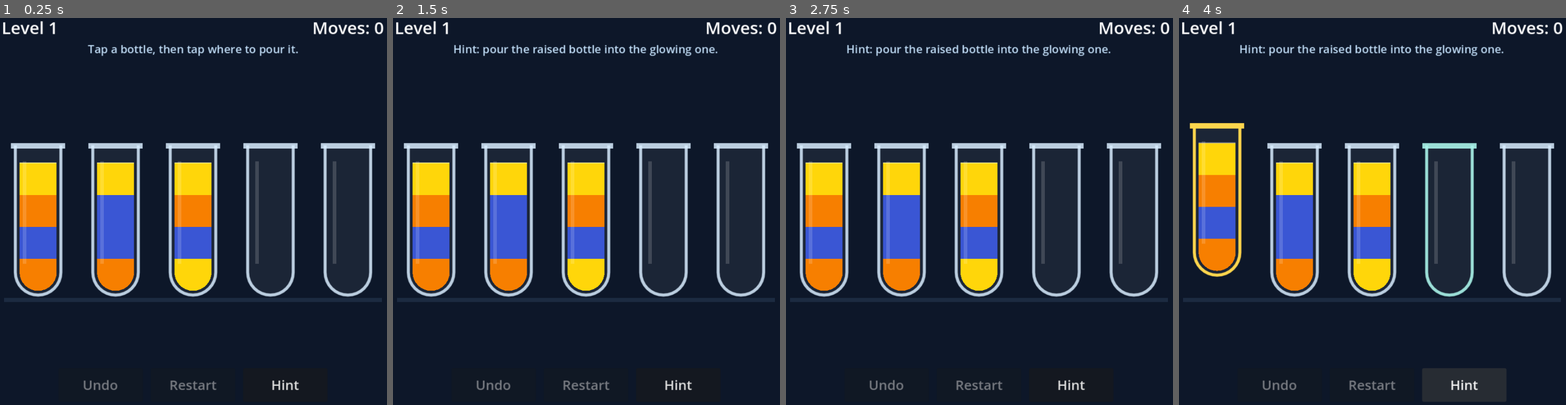
Above: before the commit, frames 1-4 (left to right).
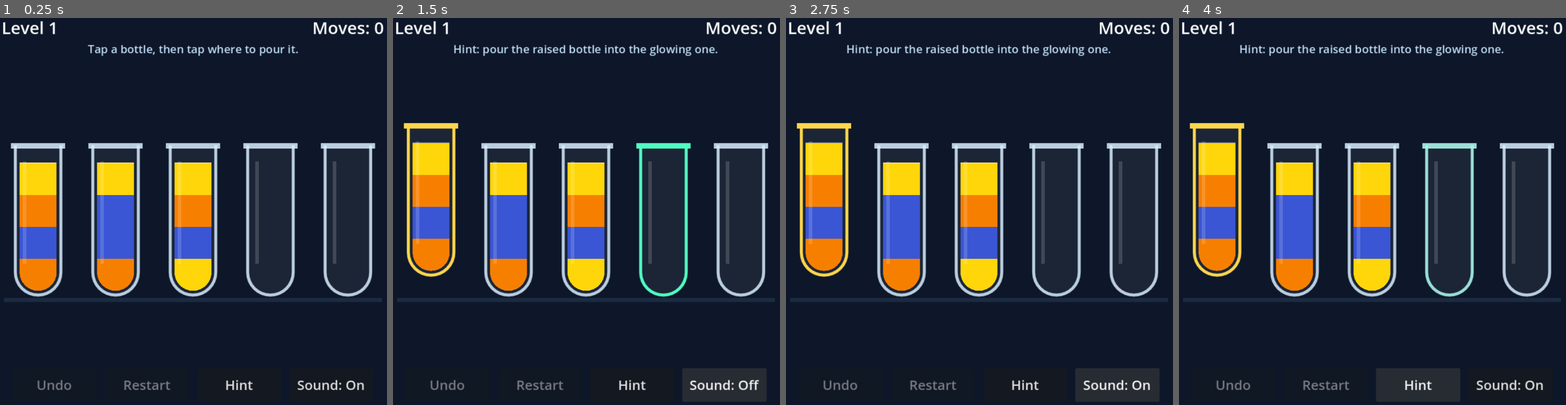
Above: after the commit, the same moments.

Repository: hhldiniz/Fluidly
Game: Godot game, scene res://scenes/main.tscn
Same seed, same stepped clock (60 frames per second), same inputs: the game is played once before the commit and once after it. Sound files missing from this copy of the repository are replaced by a short silence.
Inputs (mouse positions are in pixels of both pictures, inside the frame that each line leads up to):
- Up to frame 1 (0.25 s): no input
- Up to frame 2 (1.5 s): click "Hint" at 0.5 s; click (725, 385) at 1.25 s, where only the run after the commit has a clickable "Sound: On"
- Up to frame 3 (2.75 s): click (1118, 385) at 2 s, where only the run after the commit has a clickable "Sound: Off"
- Up to frame 4 (4 s): click "Hint" at 2.75 s; click "Hint" at 3.5 s

The runs differ from the first frame. In frame 1, 0.9% of the frame differs, in the area x 9-95%, y 93-97%; in frame 2, 6.5%, in the area x 2-97%, y 27-100%; in frame 3, 5.6%; in frame 4, 1.2%.

Commit message:
Add sound effects for moves, finished bottles and victory
Pick-up clink, bubbling pour (pitch rises as the target fills), invalid-move
bonk, cork pop with a chime when a bottle is finished and a victory jingle.
Sounds are synthesized by tools/generate_sounds.py (standard library only)
and can be muted with the new Sound button or M; the choice is saved.

Co-Authored-By: Claude Opus 5.5 <noreply@anthropic.com>
Claude-Session: https://claude.ai/code/session_0121yEj58zRPNHj79dHCyzpy

Diff:
--- a/scenes/main.tscn
+++ b/scenes/main.tscn
@@ -1,11 +1,15 @@
-[gd_scene load_steps=2 format=3]
+[gd_scene load_steps=3 format=3]
 
 [ext_resource type="Script" path="res://scripts/main.gd" id="1"]
+[ext_resource type="Script" path="res://scripts/sfx.gd" id="2"]
 
 [node name="Main" type="Node2D"]
 script = ExtResource("1")
 
 [node name="Bottles" type="Node2D" parent="."]
+
+[node name="Sfx" type="Node" parent="."]
+script = ExtResource("2")
 
 [node name="Stream" type="Line2D" parent="."]
 visible = false
@@ -94,6 +98,14 @@
 theme_override_font_sizes/font_size = 24
 text = "Hint"
 
+[node name="SoundButton" type="Button" parent="HUD/Margin/Layout/BottomBar"]
+unique_name_in_owner = true
+custom_minimum_size = Vector2(150, 60)
+layout_mode = 2
+focus_mode = 0
+theme_override_font_sizes/font_size = 24
+text = "Sound: On"
+
 [node name="WinOverlay" type="ColorRect" parent="HUD"]
 unique_name_in_owner = true
 visible = false
--- a/scripts/main.gd
+++ b/scripts/main.gd
@@ -41,6 +41,8 @@
 @onready var win_overlay: Control = %WinOverlay
 @onready var win_label: Label = %WinLabel
 @onready var next_button: Button = %NextButton
+@onready var sound_button: Button = %SoundButton
+@onready var sfx: Sfx = $Sfx
 
 
 func _ready() -> void:
@@ -48,8 +50,11 @@
 	restart_button.pressed.connect(_restart)
 	hint_button.pressed.connect(_show_hint)
 	next_button.pressed.connect(func() -> void: _start_level(level + 1))
+	sound_button.pressed.connect(_toggle_sound)
 	get_viewport().size_changed.connect(_on_viewport_resized)
-	_start_level(_level_from_url() if _level_from_url() > 0 else _load_level())
+	_set_muted(bool(_load_setting("settings", "muted", false)))
+	var url_level := _level_from_url()
+	_start_level(url_level if url_level > 0 else int(_load_setting("progress", "level", 1)))
 
 
 func _unhandled_input(event: InputEvent) -> void:
@@ -63,6 +68,8 @@
 				_restart()
 			KEY_H:
 				_show_hint()
+			KEY_M:
+				_toggle_sound()
 			KEY_ENTER, KEY_KP_ENTER, KEY_SPACE:
 				if won:
 					_start_level(level + 1)
@@ -110,8 +117,8 @@
 	state = history.pop_back()
 	moves -= 1
 	_select(-1)
-	_clear_hint()
 	_refresh()
+	sfx.play(&"pick", 0.8)
 	status_label.text = ""
 
 
@@ -122,6 +129,7 @@
 		win_label.text = "Level %d complete!\nSolved in %d moves." % [level, moves]
 		win_overlay.visible = true
 		next_button.grab_focus()
+		get_tree().create_timer(0.25).timeout.connect(sfx.play.bind(&"victory"))
 	elif not Puzzle.has_any_move(state):
 		status_label.text = "No moves left. Undo or restart."
 
@@ -133,19 +141,26 @@
 		return
 	var tapped := _bottle_at(pos)
 	if tapped == -1 or tapped == selected:
+		if selected != -1:
+			sfx.play(&"pick", 0.85, -4.0)
 		_select(-1)
 	elif selected == -1:
 		if state[tapped].is_empty() or Puzzle.is_complete(state[tapped]):
 			_shake(tapped)
 		else:
-			_select(tapped)
+			_pick_up(tapped)
 	elif Puzzle.can_pour(state, selected, tapped):
 		_pour(selected, tapped)
 	elif state[tapped].is_empty() or Puzzle.is_complete(state[tapped]):
 		_shake(tapped)
 	else:
 		# Not a valid target: pick it up instead.
-		_select(tapped)
+		_pick_up(tapped)
+
+
+func _pick_up(index: int) -> void:
+	_select(index)
+	sfx.play(&"pick", randf_range(0.96, 1.06))
 
 
 func _bottle_at(pos: Vector2) -> int:
@@ -175,6 +190,7 @@
 
 
 func _shake(index: int) -> void:
+	sfx.play(&"invalid")
 	var bottle := bottles[index]
 	var home := homes[index]
 	var tween := create_tween()
@@ -222,12 +238,17 @@
 		to_local(dst.to_global(Vector2(0, dst.surface_y(state[to].size() - amount)))),
 	])
 	stream.visible = true
+	# The bubbles sound higher as the target bottle fills up.
+	var pour_sound := sfx.play(&"pour", 1.0 + 0.08 * (state[to].size() - amount))
 	tween = create_tween()
 	tween.tween_method(_set_pour_progress, 0.0, 1.0, 0.15 + 0.12 * amount)
 	await tween.finished
 	stream.visible = false
+	sfx.fade_out(pour_sound, &"pour")
 	src.anim_units = 0
 	dst.anim_units = 0
+	if Puzzle.is_complete(state[to]):
+		sfx.play(&"cork")
 
 	# Swing back.
 	tween = create_tween().set_parallel().set_trans(Tween.TRANS_SINE).set_ease(Tween.EASE_IN_OUT)
@@ -257,7 +278,7 @@
 		status_label.text = "No solution from here. Try undo or restart."
 	elif not solution.is_empty():
 		var move: Vector2i = solution[0]
-		_select(move.x)
+		_pick_up(move.x)
 		bottles[move.y].hint = true
 		status_label.text = "Hint: pour the raised bottle into the glowing one."
 
@@ -348,15 +369,29 @@
 	return int(value) if value is String and value.is_valid_int() else 0
 
 
-func _load_level() -> int:
+func _toggle_sound() -> void:
+	_set_muted(not sfx.muted)
+	_save_setting("settings", "muted", sfx.muted)
+
+
+func _set_muted(value: bool) -> void:
+	sfx.muted = value
+	sound_button.text = "Sound: Off" if value else "Sound: On"
+
+
+func _save_level(value := level) -> void:
+	_save_setting("progress", "level", value)
+
+
+func _load_setting(section: String, key: String, default: Variant) -> Variant:
 	var cfg := ConfigFile.new()
 	if cfg.load(SAVE_PATH) == OK:
-		return int(cfg.get_value("progress", "level", 1))
-	return 1
-
-
-func _save_level(value := level) -> void:
+		return cfg.get_value(section, key, default)
+	return default
+
+
+func _save_setting(section: String, key: String, value: Variant) -> void:
 	var cfg := ConfigFile.new()
 	cfg.load(SAVE_PATH)
-	cfg.set_value("progress", "level", value)
+	cfg.set_value(section, key, value)
 	cfg.save(SAVE_PATH)
--- /dev/null
+++ b/scripts/sfx.gd
@@ -0,0 +1,48 @@
+class_name Sfx
+extends Node
+## Plays the game's sound effects. The sounds are synthesized by
+## tools/generate_sounds.py; re-run it after changing them.
+
+const SOUNDS := {
+	&"pick": preload("res://audio/pick.wav"),
+	&"invalid": preload("res://audio/invalid.wav"),
+	&"pour": preload("res://audio/pour.wav"),
+	&"cork": preload("res://audio/cork.wav"),
+	&"victory": preload("res://audio/victory.wav"),
+}
+const VOICES := 6
+
+var muted := false:
+	set(value):
+		muted = value
+		AudioServer.set_bus_mute(AudioServer.get_bus_index(&"Master"), value)
+
+var _players: Array[AudioStreamPlayer] = []
+var _next := 0
+
+
+func _ready() -> void:
+	for i in VOICES:
+		var player := AudioStreamPlayer.new()
+		add_child(player)
+		_players.append(player)
+
+
+## Plays `sound` on the next free voice and returns its player.
+func play(sound: StringName, pitch := 1.0, volume_db := 0.0) -> AudioStreamPlayer:
+	var player := _players[_next]
+	_next = (_next + 1) % VOICES
+	player.stream = SOUNDS[sound]
+	player.pitch_scale = pitch
+	player.volume_db = volume_db
+	player.play()
+	return player
+
+
+## Quickly fades out a player started by play(), if it is still playing `sound`.
+func fade_out(player: AudioStreamPlayer, sound: StringName, seconds := 0.08) -> void:
+	if not player.playing or player.stream != SOUNDS[sound]:
+		return
+	var tween := create_tween()
+	tween.tween_property(player, "volume_db", -40.0, seconds)
+	tween.tween_callback(player.stop)
--- a/tests/run_tests.gd
+++ b/tests/run_tests.gd
@@ -8,6 +8,7 @@
 func _init() -> void:
 	_test_rules()
 	_test_generated_levels()
+	_test_sounds()
 	print("FAILED: %d check(s)" % _failures if _failures else "All tests passed")
 	quit(_failures)
 
@@ -65,3 +66,9 @@
 				Puzzle.pour(state, move.x, move.y)
 			_check(Puzzle.is_solved(state), "level %d solution solves it" % level)
 	print("Generated and verified 30 levels in %d ms" % (Time.get_ticks_msec() - started))
+
+
+func _test_sounds() -> void:
+	for sound in Sfx.SOUNDS:
+		var stream: AudioStream = Sfx.SOUNDS[sound]
+		_check(stream != null and stream.get_length() > 0.1, "sound %s loads" % sound)
Not shown, added: audio/cork.wav.import
Not shown, added: audio/invalid.wav.import
Not shown, added: audio/pick.wav.import
Not shown, added: audio/pour.wav.import
Not shown, added: audio/victory.wav.import
Not shown, added: scripts/sfx.gd.uid
Not shown, changed: README.md
Not shown, added: audio/cork.wav
Not shown, added: audio/invalid.wav
Not shown, added: audio/pick.wav
Not shown, added: audio/pour.wav
Not shown, added: audio/victory.wav
(and 1 more such lines)
